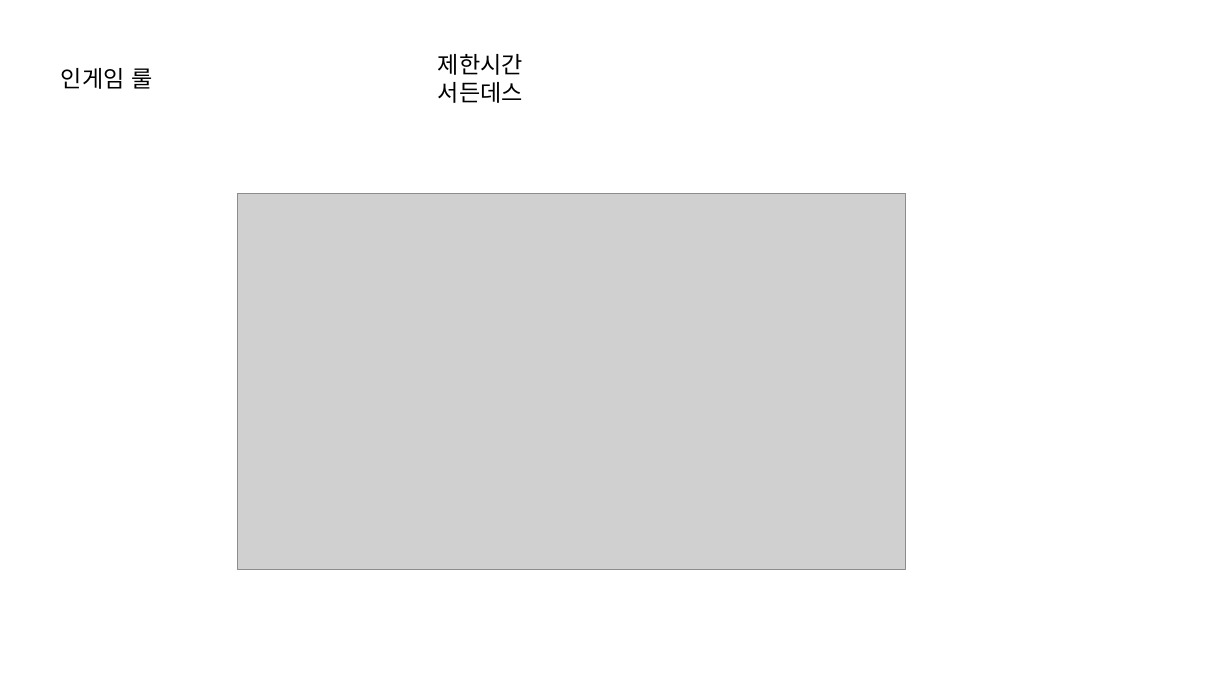
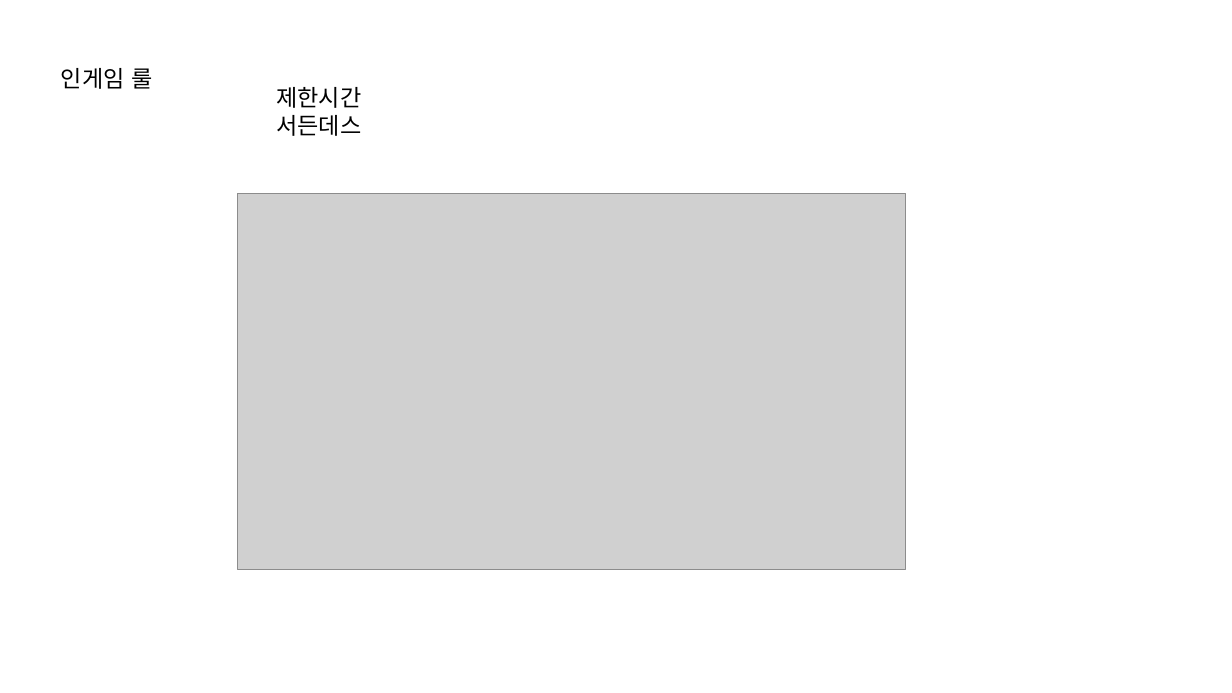
Before and after one commit to penspanic/ITWGamejam, a slide deck: slide 14 of Plan/Rocketman_씬&스킬구성.pptx (slide 12 before the commit). Drawn at 1232x693 pixels with LibreOffice and Linux fonts; fonts in the diff are those of the drawing; grey boxes stand for pictures. Boxes give left, top, right and bottom in pixels: in the first picture for what was removed or moved away, otherwise in the second. Text is boxed around its words. In the diff, an @@ line names an element or a change of style, - is before the commit and + after.

```diff
--- a/Plan/Rocketman_씬&스킬구성.pptx
+++ b/Plan/Rocketman_씬&스킬구성.pptx
@@ text "제한시간": place and size @@
-text "제한시간" at [438, 54, 523, 103]
+text "제한시간" at [276, 87, 361, 136]
```
Also in this commit, not shown: 9 other slides changed, 2 slides added, 1 other file.
